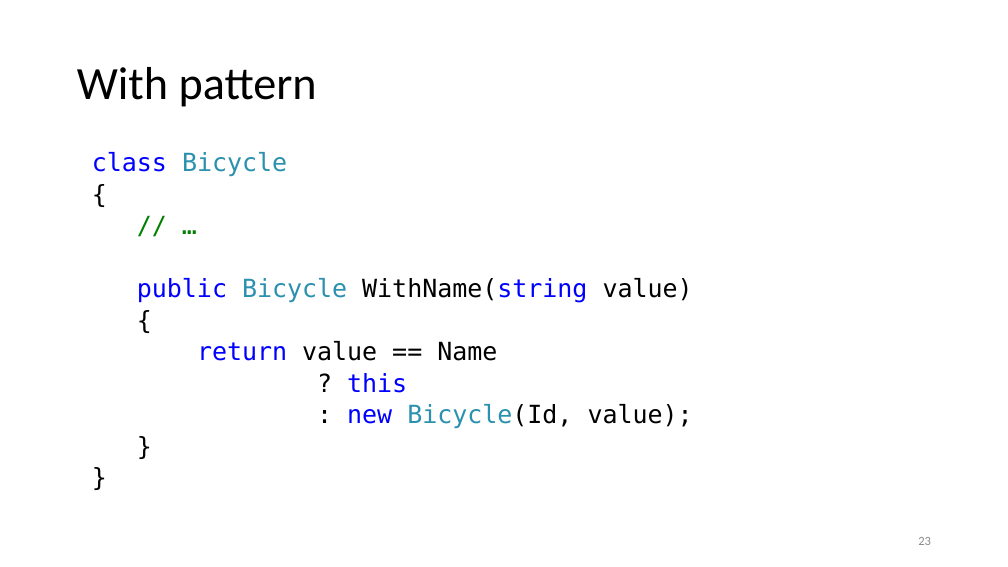
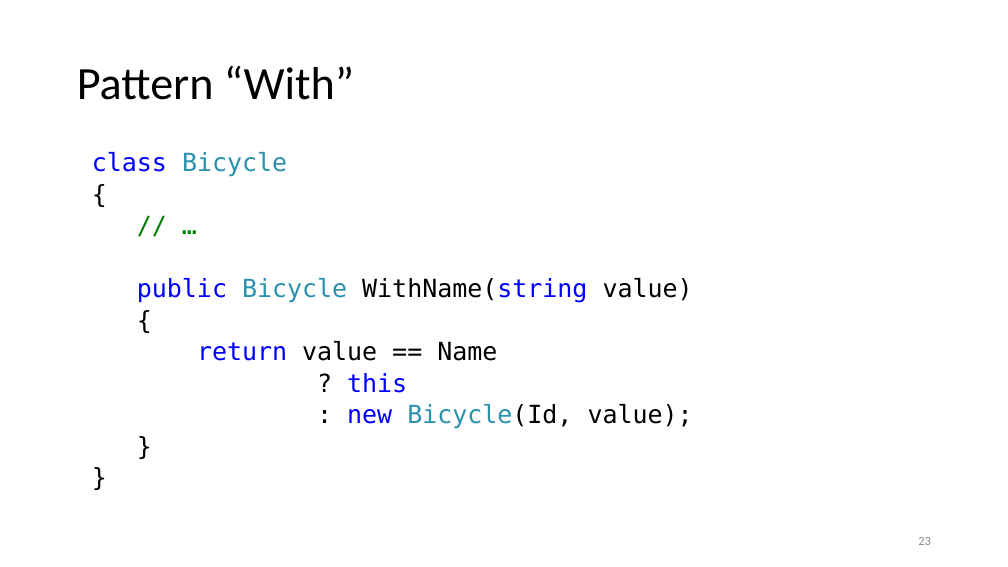
Before and after one commit to kugushev/presentations, a slide deck: slide 23 of Presentation.pptx. Drawn at 1008x567 pixels with LibreOffice and Linux fonts; fonts in the diff are those of the drawing. Boxes give left, top, right and bottom in pixels: in the first picture for what was removed or moved away, otherwise in the second. Text is boxed around its words. In the diff, an @@ line names an element or a change of style, - is before the commit and + after.

```diff
--- a/Presentation.pptx
+++ b/Presentation.pptx
@@ title at <box>77,66,354,100</box>: text changed @@
-With pattern
+Pattern “With”
```
Also in this commit, not shown: 3 other slides changed.
